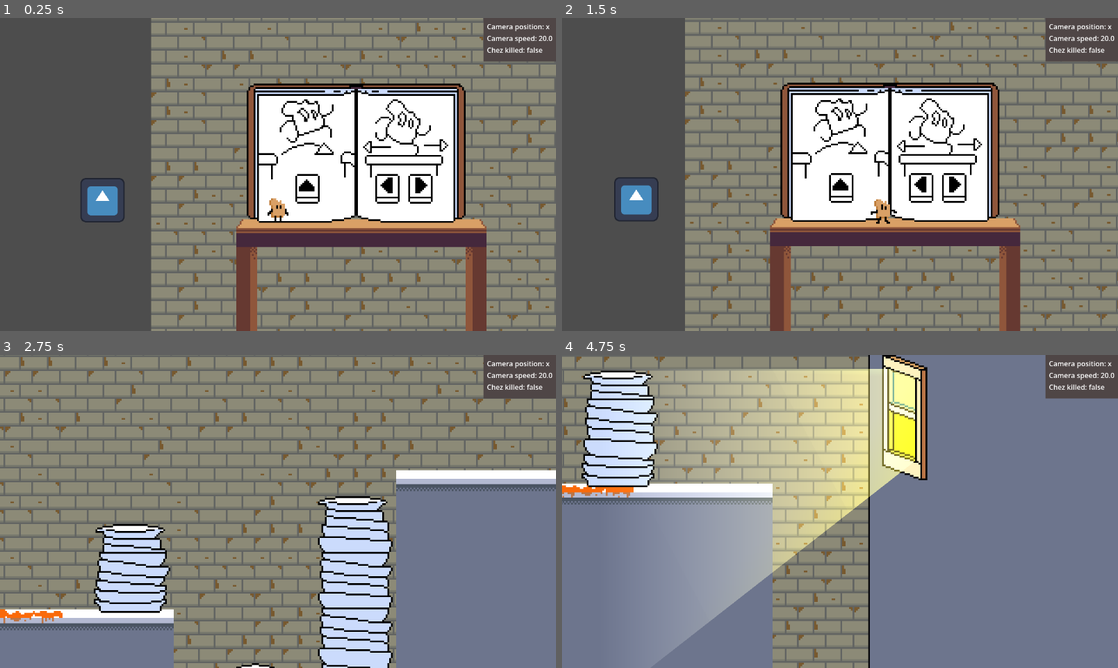
Above: before the commit, frames 1-4 (two rows, left to right).
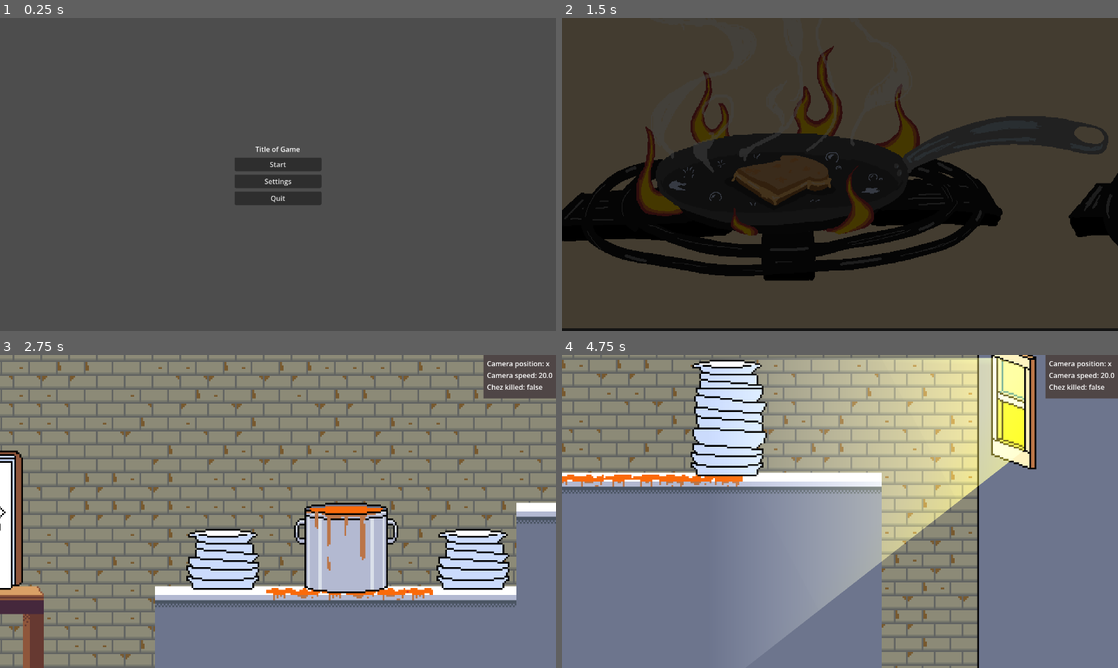
Above: after the commit, the same moments.

Repository: mikedev2017/Collab-Jam-2026
Game: Godot game, scene res://scenes/main_menu.tscn
The game is run twice, just before and just after one commit, with the same random seed, the same clock (stepped at 60 frames per second) and the same inputs. Before the commit the project starts from res://scenes/test_level.tscn. The engine's default icon, where the game draws it, is replaced by a stand-in: a white triangle on a blue panel in a dark square.
Inputs (mouse positions are in pixels of both pictures, inside the frame that each line leads up to):
- Up to frame 1 (0.25 s): no input
- Up to frame 2 (1.5 s): click (840, 165) at 0.5 s, where only the run after the commit has a clickable "Start"; move the mouse to (962, 158) at 1.27 s; hold D (right) from 1.28 s (still down)
- Up to frame 3 (2.75 s): keep holding D (right); tap W (jump) at 1.52, 2.27 s; move the mouse to (166, 527) at 2.02 s
- Up to frame 4 (4.75 s): move the mouse to (895, 442) at 2.77 s; release D (right) at 2.78 s; hold A (left) 2.78-3.53 s; move the mouse to (812, 574) at 3.52 s; hold D (right) from 3.53 s (still down); tap W (jump) at 3.77, 4.52 s; move the mouse to (1006, 558) at 4.27 s

The runs differ from the first frame. In frame 1, 65% of the frame differs, in the area x 14-100%, y 0-100%; in frame 2, 96%, in the area x 0-100%, y 0-100%; in frame 3, 58%; in frame 4, 59%.

Commit message:
more updates

Diff:
--- a/project.godot
+++ b/project.godot
@@ -11,7 +11,7 @@
 [application]
 
 config/name="Collab-Jam-2026"
-run/main_scene="uid://wk5tyfoucput"
+run/main_scene="uid://sewcrur7v0xu"
 config/features=PackedStringArray("4.6", "GL Compatibility")
 config/icon="res://assets/icon.svg"
 
Not shown, added: builds/web/chez-kitchen-escape.apple-touch-icon.png.import
Not shown, added: builds/web/chez-kitchen-escape.icon.png.import
Not shown, added: builds/web/chez-kitchen-escape.png.import
Not shown, added: export_presets.cfg
Binary file added: itch-files/Main_thumbnail.png
Not shown, added: itch-files/Main_thumbnail.png.import
Not shown, added: builds/web/chez-kitchen-escape.apple-touch-icon.png
Not shown, added: builds/web/chez-kitchen-escape.audio.position.worklet.js
Not shown, added: builds/web/chez-kitchen-escape.audio.worklet.js
Not shown, added: builds/web/chez-kitchen-escape.html
Not shown, added: builds/web/chez-kitchen-escape.icon.png
Not shown, added: builds/web/chez-kitchen-escape.js
(and 4 more such lines)
